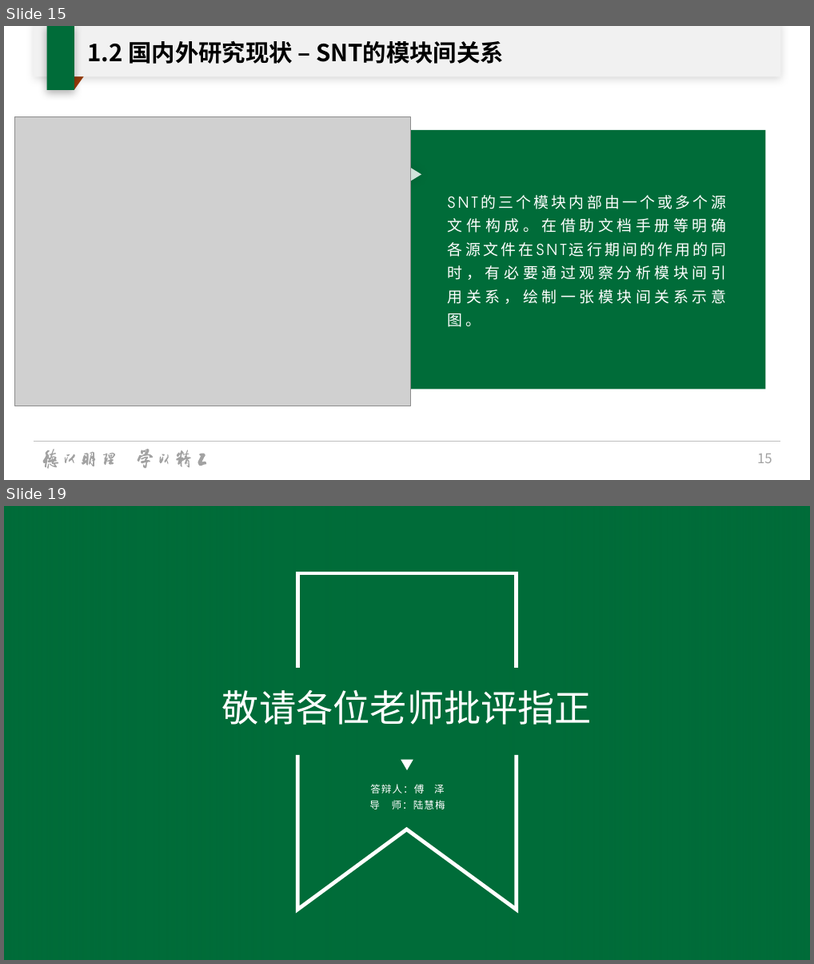
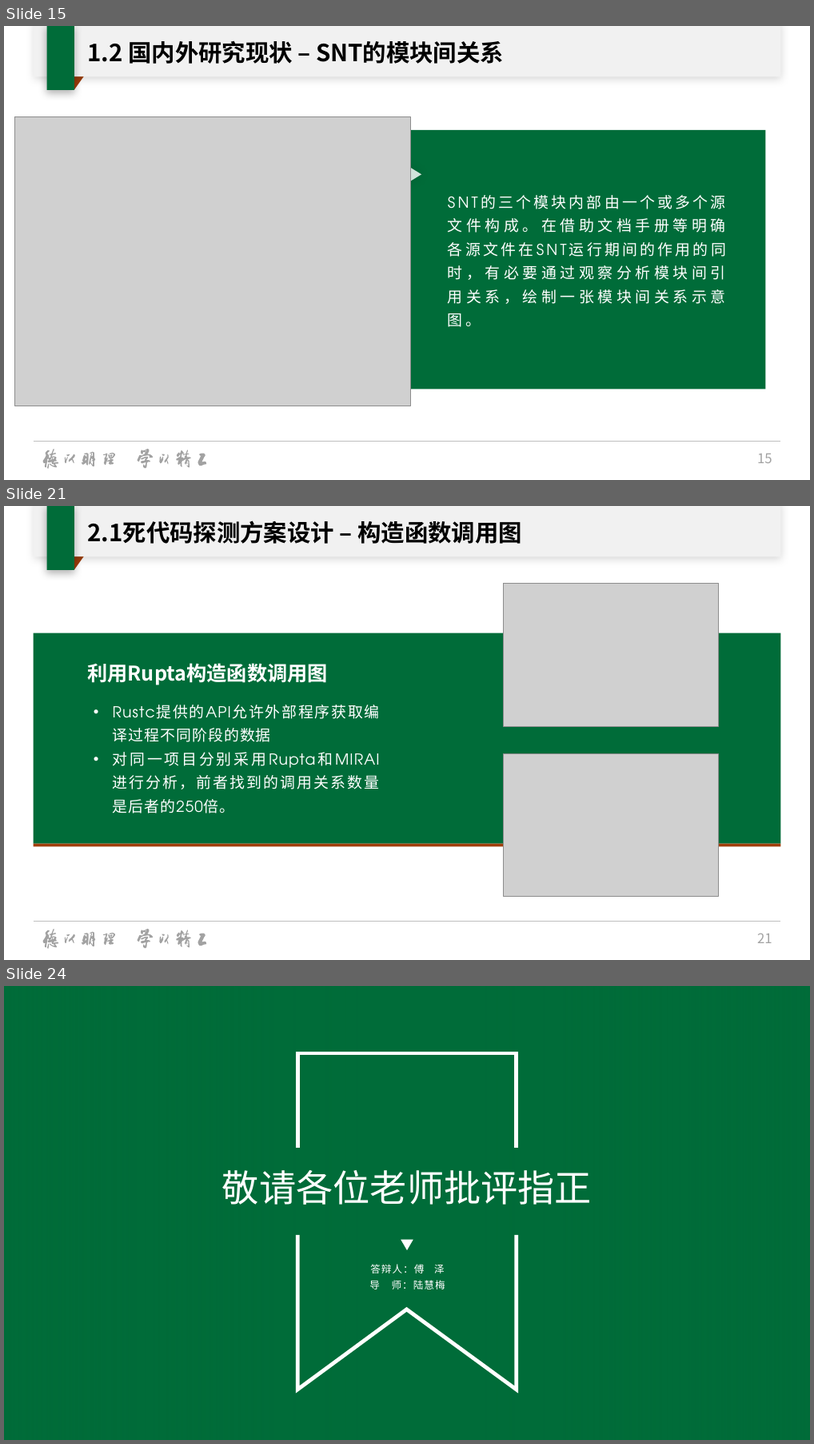
Before and after one commit to oscourse-tsinghua/openingreport-fze2023, a slide deck: slide.pptx. Shown one above the other, each under a label of ours: slides 15 and 19 before the commit, slides 15, 21 and 24 after it; the slides between them are not shown. The pictures are 814x964 and 814x1444 pixels, drawn with LibreOffice and Linux fonts; fonts in the diff are those of the drawing; grey boxes stand for pictures; background and template pictures are left out. Boxes give left, top, right and bottom in pixels: in the first picture for what was removed or moved away, otherwise in the second. Text is boxed around its words. In the diff, an @@ line names an element or a change of style, - is before the commit and + after.

```diff
--- a/slide.pptx
+++ b/slide.pptx
@@ slide 21 added at bbox=[4, 506, 810, 960], background #FFFFFF; not listed: 22 template elements that a slide beside it also shows @@
@@ title added at bbox=[88, 520, 522, 544], 28 pt, text #000000, bold @@
+2.1死代码探测方案设计 – 构造函数调用图
@@ picture added at bbox=[504, 584, 718, 726] @@
@@ rectangle added at bbox=[33, 633, 781, 844], fill #006C39 @@
@@ text added at bbox=[87, 663, 327, 685], 24 pt, text #FFFFFF, bold @@
+利用Rupta构造函数调用图
@@ text added at bbox=[113, 752, 380, 813], 18 pt, text #FFFFFF @@
+• Rustc提供的API允许外部程序获取编译过程不同阶段的数据
+• 对同一项目分别采用Rupta和MIRAI进行分析，前者找到的调用关系数量是后者的250倍。
@@ picture added at bbox=[504, 753, 718, 896] @@
@@ rectangle added at bbox=[33, 844, 781, 847], fill #A13F0B @@
@@ what was slide 19 is now slide 24 @@
```
Also in this commit, not shown: 5 slides changed, 5 other slides added, 1 slide removed, 1 other file.
